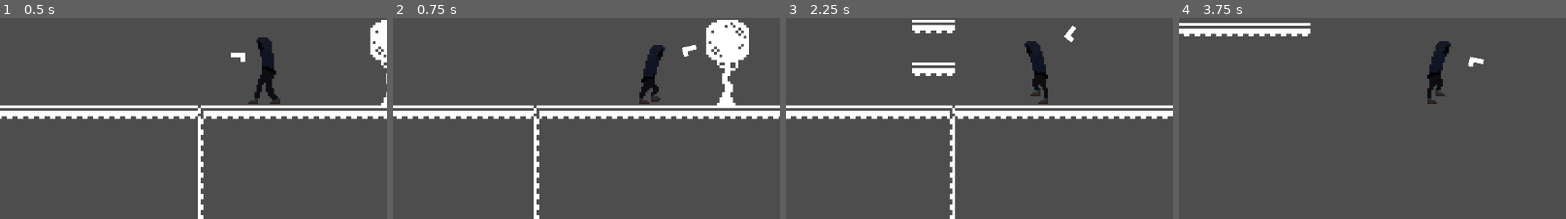
Above: before the commit, frames 1-4 (left to right).
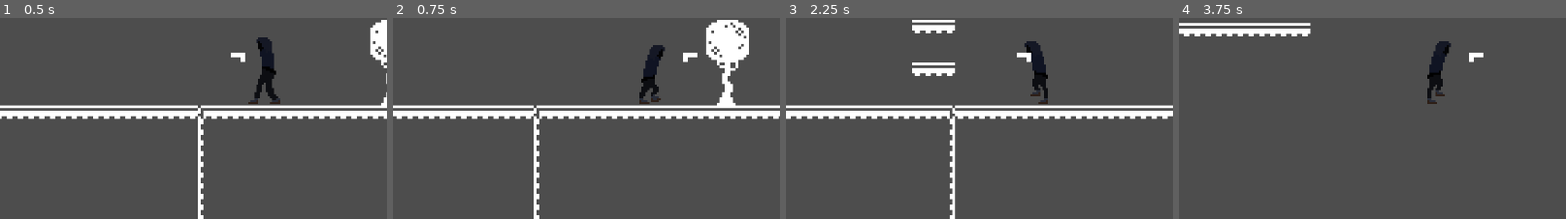
Above: after the commit, the same moments.

Repository: CarsonDecker24/2D-Platformer
Game: Godot game, scene res://level_1.tscn
Two runs of this game, one before a commit and one after it. Both use one fixed random seed, a clock stepped at 60 frames per second and the inputs below.
Inputs (mouse positions are % of the whole screen's width and height, from its top left):
- Up to frame 1 (0.5 s): no input
- Up to frame 2 (0.75 s): tap Enter at 0.5 s; move the mouse to (72, 41) at 0.52 s; press the mouse at (72, 41) at 0.53 s; hold D (move_right) from 0.53 s (still down)
- Up to frame 3 (2.25 s): tap W (jump) at 0.77, 1.52 s; move the mouse to (30, 52) at 1.27 s; release the mouse at (30, 52) at 1.28 s; click (30, 52) at 1.35 s; move the mouse to (60, 22) at 2.02 s; release D (move_right) at 2.03 s; press the mouse at (60, 22) at 2.03 s; hold A (move_left) from 2.03 s (still down); tap Shift (shift) at 2.1 s
- Up to frame 4 (3.75 s): move the mouse to (45, 68) at 2.77 s; release A (move_left) at 2.78 s; release the mouse at (45, 68) at 2.78 s; hold D (move_right) from 2.78 s (still down); click (45, 68) at 2.85 s; tap W (jump) at 3.02 s; move the mouse to (80, 62) at 3.52 s; press the mouse at (80, 62) at 3.53 s
The pictures show only the part of the screen within x 16-66%, y 33-83%; the shares and areas given below are measured in that part.

Frame 1 is identical in both runs. In frame 2, 0.2% of the frame differs, in the area x 74-79%, y 12-23%; in frame 3, 0.2%, in the area x 59-75%, y 3-23%; in frame 4, 0.2%.
Error before the commit: Invalid access to property or key 'velocity' on a base object of type 'Node2D (level_1.gd)'. (res://Player.gd:109)

Commit message:
Update Player.gd

Diff:
--- a/Player.gd
+++ b/Player.gd
@@ -42,7 +42,7 @@
 	if Input.is_action_pressed("left_click"):
 		aim_timer += delta
 		print(aim_timer)
-		if aim_timer > .1:
+		if aim_timer > .2:
 			aiming = true
 
 	#Shoot function
@@ -106,7 +106,7 @@
 	velocity.y = JUMP_VELOCITY
 
 	#CREATE VARIABLE HEIGHT JUMP
-	print(get_parent().velocity.y)
+	#print(get_parent().velocity.y)
 
 func _wallslide(delta):
 	#Apply wall slide physics
@@ -123,6 +123,7 @@
 	#If holding shoot, start aiming toward the mouse
 	if aiming:
 		#Aim toward mouse position
+		#CHANGE THIS, NEEDS TO AIM FROM PIVOT NOT THE PLAYER'S CENTERa
 		pivot.rotation = get_angle_to(get_global_mouse_position())
 
 		#Flip sprite to always be facing upward
